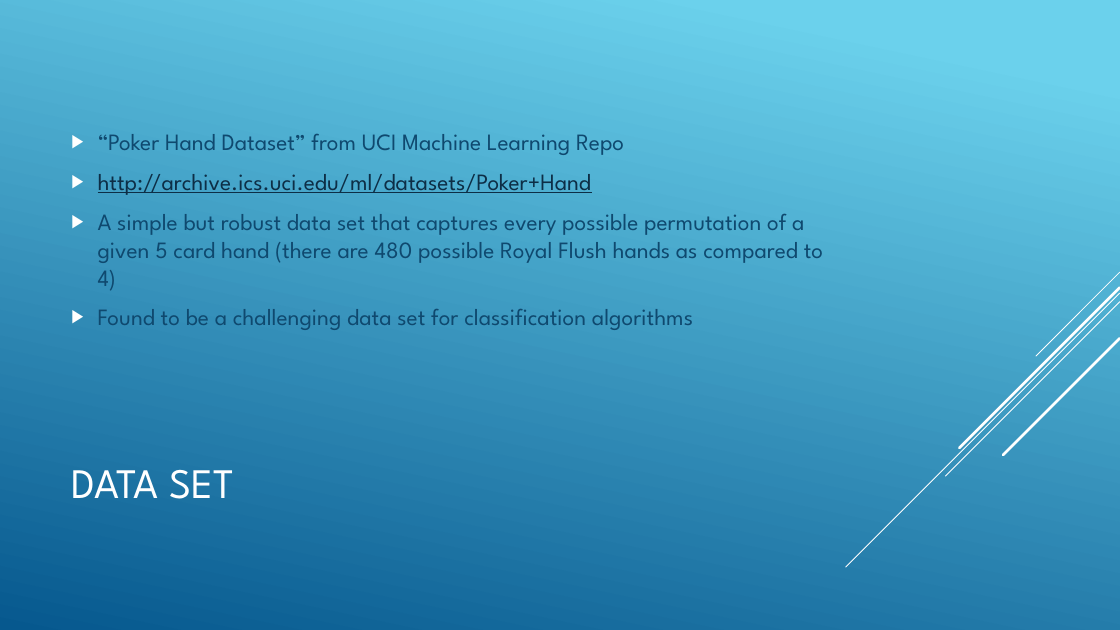
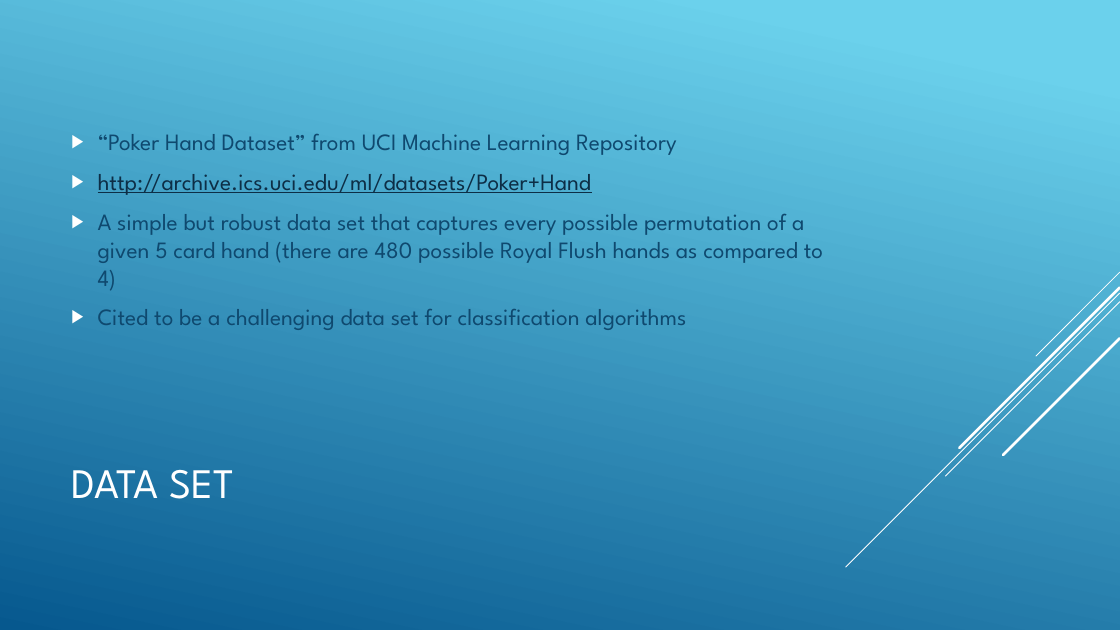
Before and after one commit to CSCI4850/S18-team4-project, a slide deck: slide 3 of PresentationSlides.pptx (slide 2 before the commit). Drawn at 1120x630 pixels with LibreOffice and Linux fonts; fonts in the diff are those of the drawing. Boxes give left, top, right and bottom in pixels: in the first picture for what was removed or moved away, otherwise in the second. Text is boxed around its words. In the diff, an @@ line names an element or a change of style, - is before the commit and + after.

```diff
--- a/PresentationSlides.pptx
+++ b/PresentationSlides.pptx
@@ text at box(98, 134, 677, 155): text changed @@
-▶ “Poker Hand Dataset” from UCI Machine Learning Repo
+▶ “Poker Hand Dataset” from UCI Machine Learning Repository
@@ text at box(98, 309, 686, 330): text changed @@
-▶ Found to be a challenging data set for classification algorithms
+▶ Cited to be a challenging data set for classification algorithms
```
Also in this commit, not shown: 3 other slides changed, 5 slides added, 1 slide removed.
